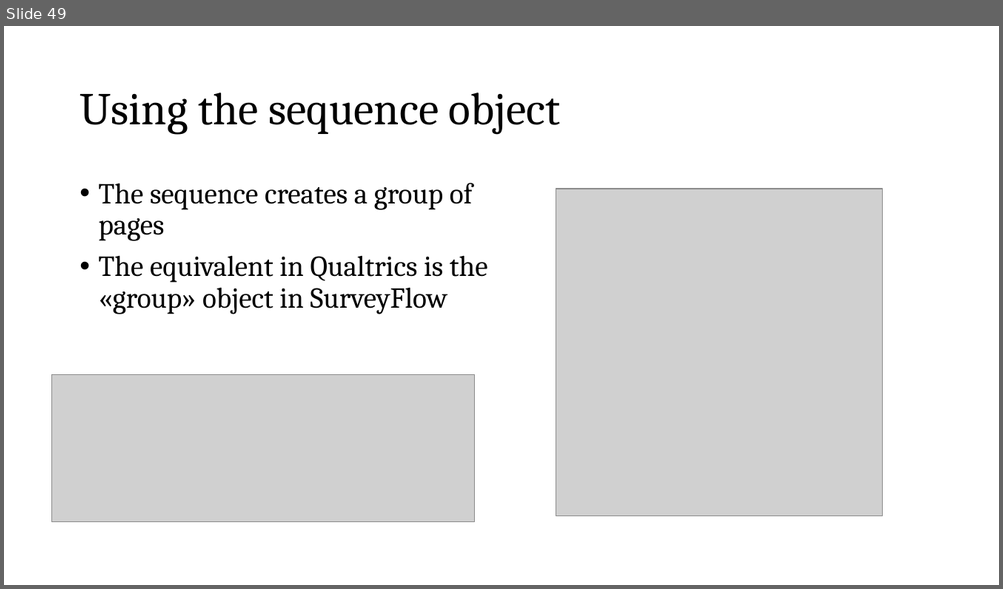
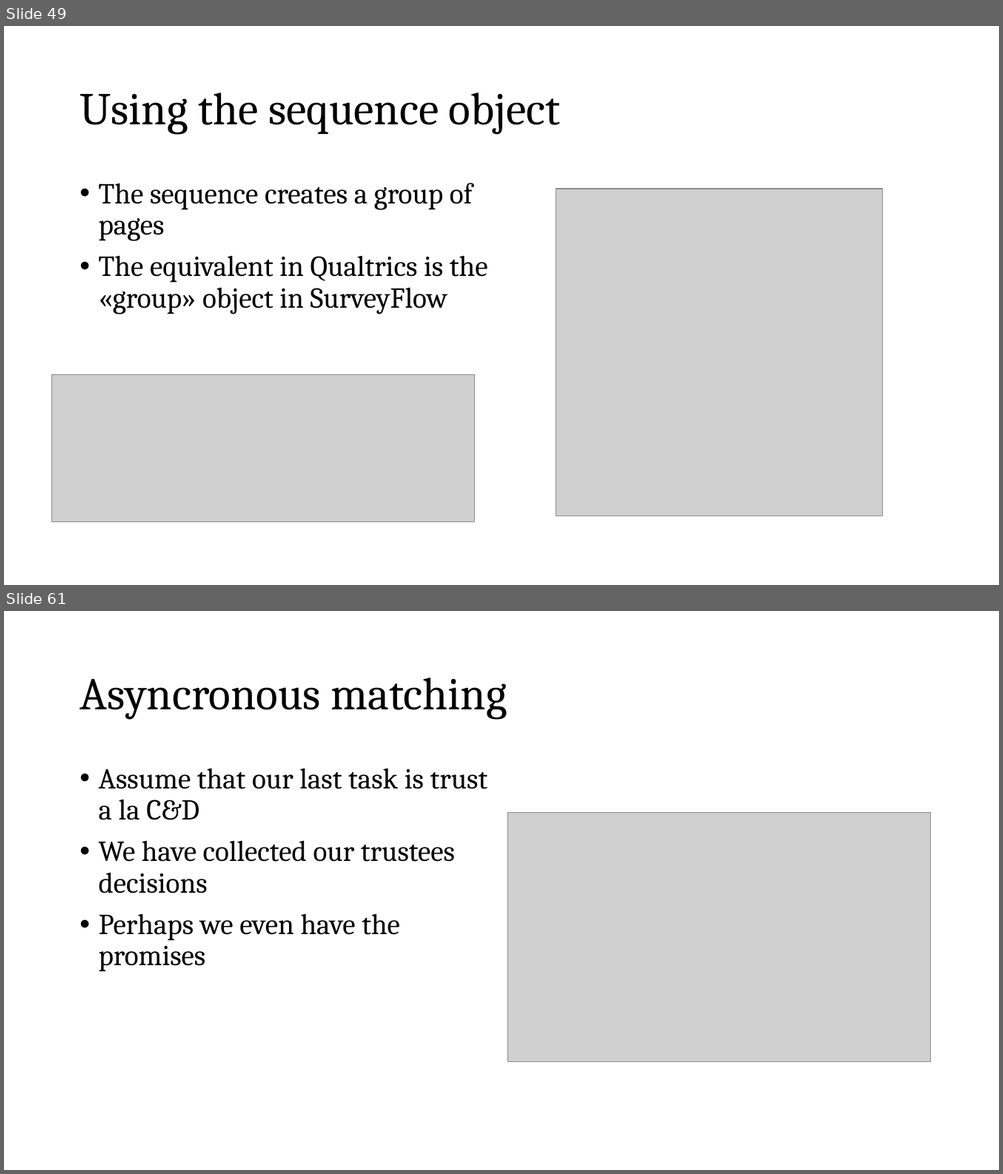
Before and after one commit to fbogliacino/labjsCourse, a slide deck: slides/Slides Labjs.pptx. Shown one above the other, each under a label of ours: slide 49 before the commit, slides 49 and 61 after it; the slides between them are not shown. The pictures are 1003x589 and 1003x1174 pixels, drawn with LibreOffice and Linux fonts; fonts in the diff are those of the drawing; grey boxes stand for pictures. Boxes give left, top, right and bottom in pixels: in the first picture for what was removed or moved away, otherwise in the second. Text is boxed around its words. In the diff, an @@ line names an element or a change of style, - is before the commit and + after.

```diff
--- a/slides/Slides Labjs.pptx
+++ b/slides/Slides Labjs.pptx
@@ slide 61 added at [4, 611, 999, 1170], background #FFFFFF @@
@@ title added at [79, 678, 506, 720], 44 pt, text #000000 @@
+Asyncronous matching
@@ text added at [99, 768, 488, 972], 28 pt, text #000000 @@
+• Assume that our last task is trust a la C&D
+• We have collected our trustees decisions
+• Perhaps we even have the promises
@@ picture added at [508, 812, 930, 1062] @@
```
Also in this commit, not shown: 1 slide changed, 15 other slides added, 1 slide removed, 1 other file.
